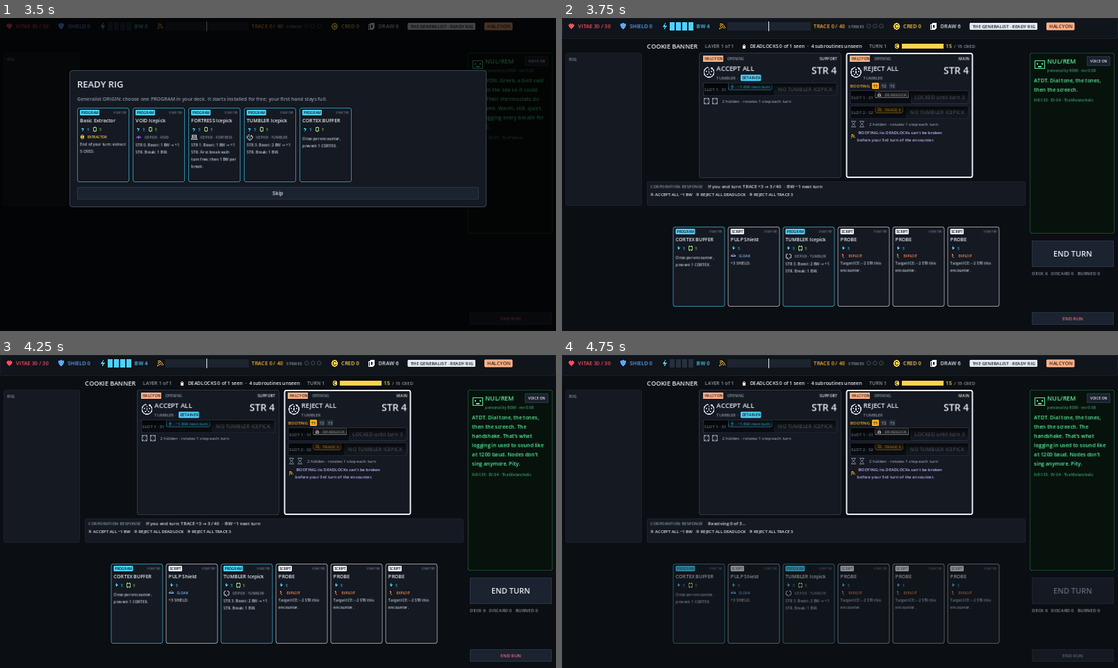
Above: before the commit, frames 1-4 (two rows, left to right).
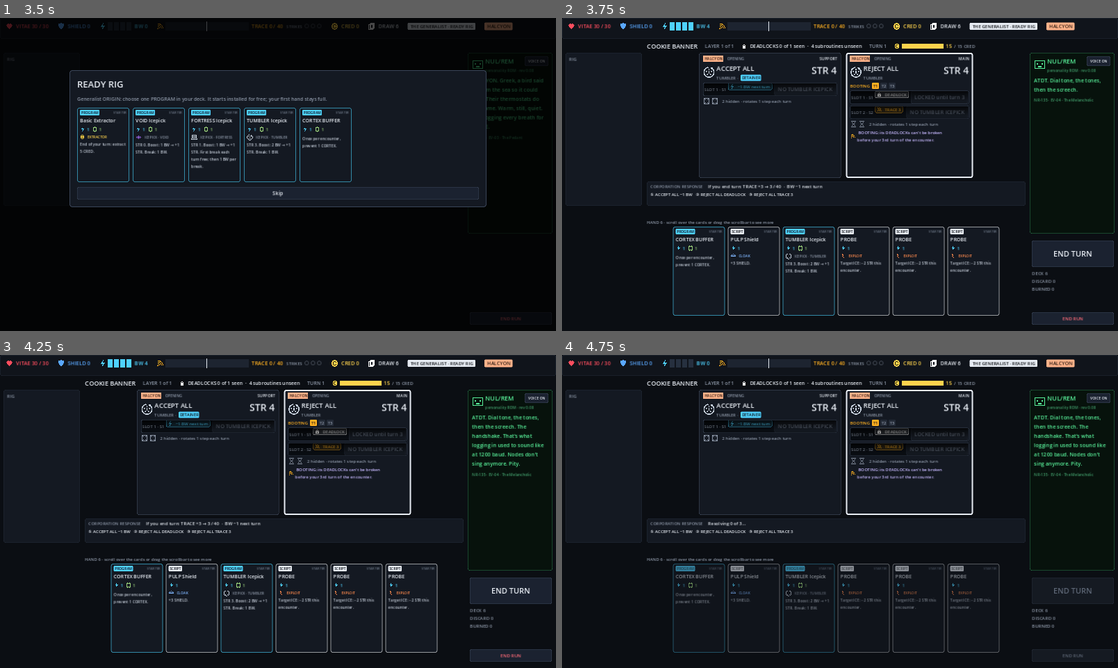
Above: after the commit, the same moments.

Repository: Punkwork/REDLINE
Game: Godot game, scene res://scenes/Main.tscn
Two runs of this game, one before a commit and one after it. Both use one fixed random seed, a clock stepped at 60 frames per second and the inputs below.
Inputs (mouse positions are in pixels of both pictures, inside the frame that each line leads up to):
- Up to frame 1 (3.5 s): click "VOICE ON" at 0.5 s; click (105, 158) at 1.27 s; click "END RUN" at 2 s; click "COOKIE BANNER · 1 layer" at 2.75 s
- Up to frame 2 (3.75 s): click "Skip" at 3.5 s
- Up to frame 3 (4.25 s): no input
- Up to frame 4 (4.75 s): click "END TURN" at 4.25 s

Frame 1 is identical in both runs. In frame 2, 0.6% of the frame differs, in the area x 15-97%, y 64-96%; in frame 3, 0.6%; in frame 4, 0.6%.

Commit message:
QA-HALCYON-001 / UI-003 / CI-001: stabilize screenshots and large hands for playtesting

Diff:
--- a/godot/scripts/ui/main.gd
+++ b/godot/scripts/ui/main.gd
@@ -33,6 +33,9 @@
 var preview: HBoxContainer
 var preview_total: Label
 var hand_row: HBoxContainer
+var hand_scroll: ScrollContainer
+var hand_hint: Label
+var hand_revision := 0
 var log_label: Label
 var end_btn: Button
 var piles: Label
@@ -166,12 +169,25 @@
 	log_label.autowrap_mode = TextServer.AUTOWRAP_WORD
 	add_child(log_label)
 
+	# UI-003: preserve readable card sizes; larger hands scroll inside the hand
+	# area instead of expanding under the action column and pile counters.
+	hand_hint = _lbl("", 12, DIM)
+	hand_hint.position = Vector2(244, 578)
+	hand_hint.size = Vector2(1090, 20)
+	add_child(hand_hint)
+	hand_scroll = ScrollContainer.new()
+	hand_scroll.position = Vector2(244, 600)
+	hand_scroll.size = Vector2(1090, 256)
+	hand_scroll.horizontal_scroll_mode = ScrollContainer.SCROLL_MODE_AUTO
+	hand_scroll.vertical_scroll_mode = ScrollContainer.SCROLL_MODE_DISABLED
+	hand_scroll.follow_focus = true
+	add_child(hand_scroll)
 	hand_row = HBoxContainer.new()
-	hand_row.position = Vector2(244, 600)
-	hand_row.size = Vector2(1090, 230)
+	hand_row.size_flags_horizontal = Control.SIZE_EXPAND_FILL
+	hand_row.size_flags_vertical = Control.SIZE_EXPAND_FILL
 	hand_row.alignment = BoxContainer.ALIGNMENT_CENTER
 	hand_row.add_theme_constant_override("separation", 8)
-	add_child(hand_row)
+	hand_scroll.add_child(hand_row)
 
 	end_btn = Button.new()
 	end_btn.text = "END TURN"
@@ -414,7 +430,7 @@
 		log_label.text = "PATIENT ZERO: choose an ICE to INFECT with 1 ROT."
 	if targeting >= 0:
 		log_label.text = "Choose an ICE for %s (right-click or Esc to cancel)." % CardDB.def(g.find_card(targeting).id).name
-	piles.text = "DECK %d   DISCARD %d   BURNED %d" % [g.draw_pile.size(), g.discard.size(), g.burned.size()] if in_enc else ""
+	piles.text = "DECK %d\nDISCARD %d\nBURNED %d" % [g.draw_pile.size(), g.discard.size(), g.burned.size()] if in_enc else ""
 	_build_overlay()
 
 func _handle_events() -> void:
@@ -1064,9 +1080,13 @@
 	return c[n - 1] if n <= c.size() else str(n)
 
 func _build_hand() -> void:
+	hand_revision += 1
+	var scroll_position := hand_scroll.scroll_horizontal
 	_clear(hand_row)
+	hand_hint.text = ""
 	if g.enc.is_empty() or not (g.phase in ["PLAYER", "CHOICE", "RESPONSE"]):
 		return
+	hand_hint.text = "HAND %d · scroll over the cards or drag the scrollbar to see more" % g.hand.size()
 	for c in g.hand:
 		var cv := _card_view(c.id, c.uid, targeting == c.uid)
 		if c.get("cached", false):
@@ -1081,6 +1101,19 @@
 			if ev is InputEventMouseButton and ev.pressed and ev.button_index == MOUSE_BUTTON_LEFT:
 				_on_card(uid))
 		hand_row.add_child(cv)
+	_restore_hand_scroll(scroll_position, hand_revision)
+
+func _restore_hand_scroll(position_x: int, revision: int) -> void:
+	# Card labels update their minimum sizes after the hierarchy is rebuilt.
+	# Re-sort the viewport after those updates; otherwise its scrollbar may
+	# retain the previous hand's range. Ignore superseded refresh requests.
+	await get_tree().process_frame
+	if revision != hand_revision:
+		return
+	hand_scroll.queue_sort()
+	await get_tree().process_frame
+	if revision == hand_revision:
+		hand_scroll.scroll_horizontal = position_x
 
 func _card_view(id: String, uid: int, selected: bool = false) -> PanelContainer:
 	var d := CardDB.def(id)
--- /dev/null
+++ b/godot/tests/shot_hand.gd
@@ -0,0 +1,104 @@
+extends SceneTree
+## UI-003: large-hand geometry, scrolling and real GUI click checks.
+## SHOT_DIR must exist. Run with a display, like the other screenshot scripts.
+var main: Node
+var failures := 0
+
+func _initialize() -> void:
+	call_deferred("_run")
+
+func _check(ok: bool, message: String) -> void:
+	if not ok:
+		failures += 1
+		push_error("Hand layout: " + message)
+
+func _settle() -> void:
+	for _i in 15:
+		await process_frame
+	await RenderingServer.frame_post_draw
+
+func _snap(name: String) -> void:
+	var path := OS.get_environment("SHOT_DIR").path_join(name + ".png")
+	_check(root.get_texture().get_image().save_png(path) == OK, "saving " + path)
+	print("shot ", name)
+
+func _visible_rect(card: Control) -> Rect2:
+	return card.get_global_rect().intersection(main.hand_scroll.get_global_rect())
+
+func _geometry() -> void:
+	var viewport: Rect2 = main.hand_scroll.get_global_rect()
+	_check(viewport.end.x <= main.end_btn.get_global_rect().position.x, "hand viewport stays left of END TURN")
+	_check(not viewport.intersects(main.piles.get_global_rect()), "hand viewport stays clear of pile counters")
+	_check(main.hand_row.get_child_count() == main.g.hand.size(), "every card has a view")
+	for card in main.hand_row.get_children():
+		var visible := _visible_rect(card)
+		if visible.has_area():
+			_check(not visible.intersects(main.end_btn.get_global_rect()), "visible card stays clear of END TURN")
+			_check(not visible.intersects(main.piles.get_global_rect()), "visible card stays clear of pile counters")
+			var scrollbar: HScrollBar = main.hand_scroll.get_h_scroll_bar()
+			var bar_height := scrollbar.size.y if scrollbar.visible else 0.0
+			_check(card.size.y <= viewport.size.y - bar_height, "card text fits vertically")
+
+func _run() -> void:
+	main = load("res://scenes/Main.tscn").instantiate()
+	root.add_child(main)
+	await _settle()
+	for count in [6, 7, 9, 10, 16]:
+		main._start_as("VECTOR")
+		var g: Game = main.g
+		g.enter_node(0)
+		g.choose_ice(1)
+		_check(g.phase == "PLAYER", "PATIENT ZERO is resolved")
+		# Deliberately oversized fixture, not a claim about VECTOR's base DRAW.
+		g.hand.clear()
+		var ids := ["STINGER", "REPLICATOR", "INJECT", "RUNTIME_ERROR", "PROBE", "OUTBREAK"]
+		for i in count - 1:
+			g.hand.append(g._new_inst(ids[i % ids.size()]))
+		var shield := g._new_inst("PULP_SHIELD")
+		g.hand.append(shield)
+		main.refresh()
+		main.hand_scroll.scroll_horizontal = 0
+		await _settle()
+		_geometry()
+		_snap("hand_%02d_left" % count)
+		if main.hand_scroll.get_h_scroll_bar().visible:
+			var wheel := InputEventMouseButton.new()
+			wheel.position = main.hand_scroll.get_global_rect().get_center()
+			wheel.global_position = wheel.position
+			wheel.button_index = MOUSE_BUTTON_WHEEL_DOWN
+			wheel.factor = 3.0
+			wheel.pressed = true
+			var old_scroll: int = main.hand_scroll.scroll_horizontal
+			Input.parse_input_event(wheel)
+			await _settle()
+			_check(main.hand_scroll.scroll_horizontal > old_scroll, "mouse wheel scrolls the hand")
+		var last: Control = main.hand_row.get_child(count - 1)
+		main.hand_scroll.ensure_control_visible(last)
+		await _settle()
+		_check(_visible_rect(last).size.x >= last.size.x - 1, "last card can be fully revealed")
+		_geometry()
+		_snap("hand_%02d_right" % count)
+		# Refresh must not jump back to the beginning of a large hand.
+		var before: int = main.hand_scroll.scroll_horizontal
+		main.refresh()
+		await _settle()
+		_check(absi(main.hand_scroll.scroll_horizontal - before) <= 1, "refresh preserves horizontal position")
+		# Send actual mouse input through Godot's GUI to the last card.
+		last = main.hand_row.get_child(count - 1)
+		var at := _visible_rect(last).get_center()
+		var bw_before: int = g.bw
+		var down := InputEventMouseButton.new()
+		down.position = at
+		down.global_position = at
+		down.button_index = MOUSE_BUTTON_LEFT
+		down.pressed = true
+		Input.parse_input_event(down)
+		var up := down.duplicate()
+		up.pressed = false
+		Input.parse_input_event(up)
+		await _settle()
+		_check(g._find(g.hand, shield.uid).is_empty() and g.bw == bw_before - 1 and g.shield == 3, "last card can be clicked and plays normally")
+		_check(g.phase == "PLAYER", "card click does not activate END TURN")
+	print("HAND LAYOUT: %d failures" % failures)
+	main.free()
+	quit(1 if failures else 0)
--- a/godot/tests/shot_rustlers.gd
+++ b/godot/tests/shot_rustlers.gd
@@ -4,12 +4,19 @@
 var step := 0
 var frames := 0
 
+func _require(ok: bool, message: String) -> bool:
+	if not ok:
+		push_error("Rustler screenshot setup: " + message)
+		quit(1)
+	return ok
+
 func _initialize() -> void:
 	main = load("res://scenes/Main.tscn").instantiate()
 	root.add_child(main)
 
 func _snap(name: String) -> void:
-	root.get_viewport().get_texture().get_image().save_png(OS.get_environment("SHOT_DIR") + "/" + name + ".png")
+	var error := root.get_viewport().get_texture().get_image().save_png(OS.get_environment("SHOT_DIR") + "/" + name + ".png")
+	_require(error == OK, "could not save " + name)
 	print("shot ", name)
 
 func _hand(g: Game, id: String) -> int:
@@ -22,6 +29,8 @@
 	if frames < 40:
 		return false
 	frames = 0
+	if step == 4:
+		return true
 	var g: Game = main.g
 	match step:
 		0:
@@ -29,22 +38,42 @@
 			main._start_as("VECTOR")
 			g = main.g
 			g.enter_node(0)
+			if not _require(g.phase == "CHOICE" and g.pending.get("kind", "") == "patient_zero", "expected PATIENT ZERO"):
+				return true
+			g.choose_ice(1)
+			if not _require(g.phase == "PLAYER" and g.enc.ice[1].virus.get("ROT", 0) == 1, "PATIENT ZERO must infect the chosen ICE and release the choice"):
+				return true
 			g.bw = 6
-			g.play_card(_hand(g, "INJECT"), 1)
-			g.play_card(_hand(g, "SCRAMBLER"), 1)
+			# Explicit fixture cards/BW, not a natural hand or balance simulation.
+			var inject := _hand(g, "INJECT")
+			if not _require(g.play_card(inject, 1), "INJECT was rejected"):
+				return true
+			var scrambler := _hand(g, "SCRAMBLER")
+			if not _require(g.play_card(scrambler, 1), "SCRAMBLER was rejected"):
+				return true
+			if not _require(g.hand.size() == Game.BASE_DRAW and g.enc.ice[1].virus.get("ROT", 0) == 3 and g.enc.ice[1].virus.get("SCRAMBLE", 0) == 2, "virus snapshot must show successful plays and the normal six-card hand"):
+				return true
 			main.refresh()
 		1:
 			_snap("r2_vector_virus")
 			g.bw = 4
-			g.play_card(_hand(g, "RUNTIME_ERROR"))
+			var runtime_error := _hand(g, "RUNTIME_ERROR")
+			if not _require(g.play_card(runtime_error), "RUNTIME ERROR was rejected"):
+				return true
+			if not _require(g.phase == "CHOICE" and g.pending.get("kind", "") == "card_break" and g.card_break_ok(1, 1), "expected the card-break choice"):
+				return true
 			main.refresh()
 		2:
 			_snap("r3_card_break")
 			g.choose_sub(1, 1)
+			if not _require(g.phase == "PLAYER" and g.enc.ice[1].broken[1], "chosen subroutine was not broken"):
+				return true
 			g.extract(15)
+			if not _require(g.enc.reserve == 0, "expected an empty CRED reserve"):
+				return true
 			main.refresh()
 		3:
 			_snap("r4_cred_empty")
-			return true
+			main.queue_free()
 	step += 1
 	return false
Not shown, added: docs/HALCYON_PLAYTEST_GUIDE.md
Not shown, changed: docs/REDLINE_CURRENT_STATUS.md
Not shown, changed: docs/REDLINE_DEVELOPMENT_LOG.md
Not shown, changed: godot/CODEX_HANDOFF.md
